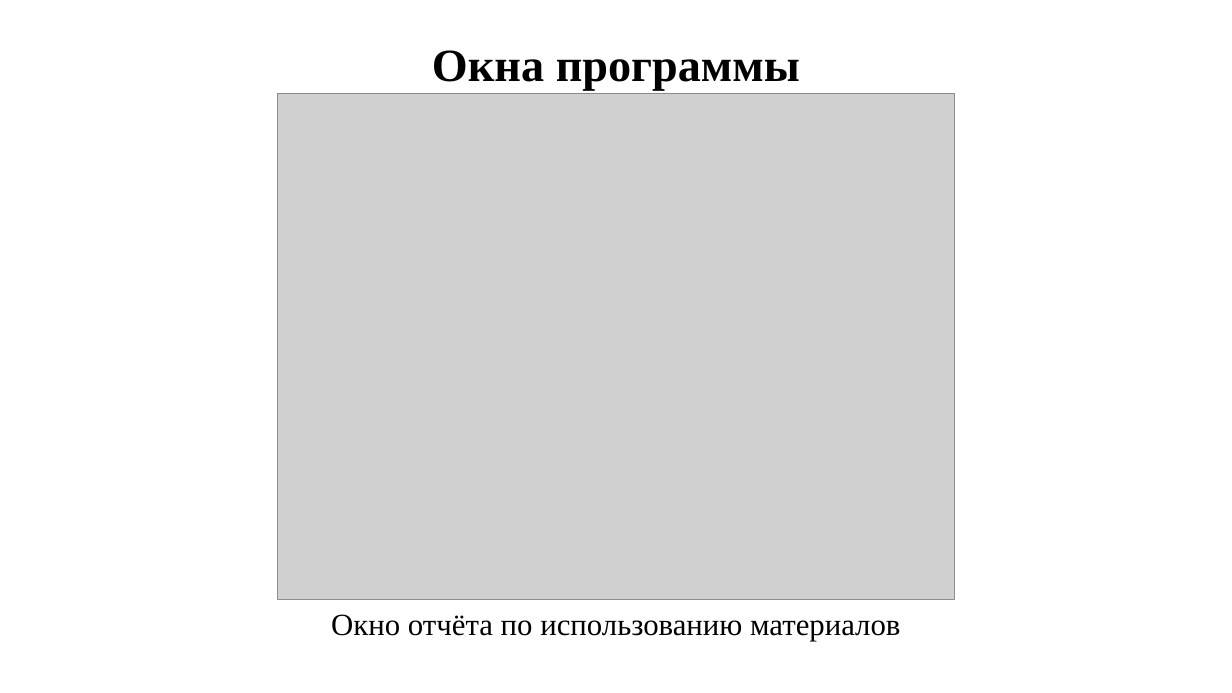
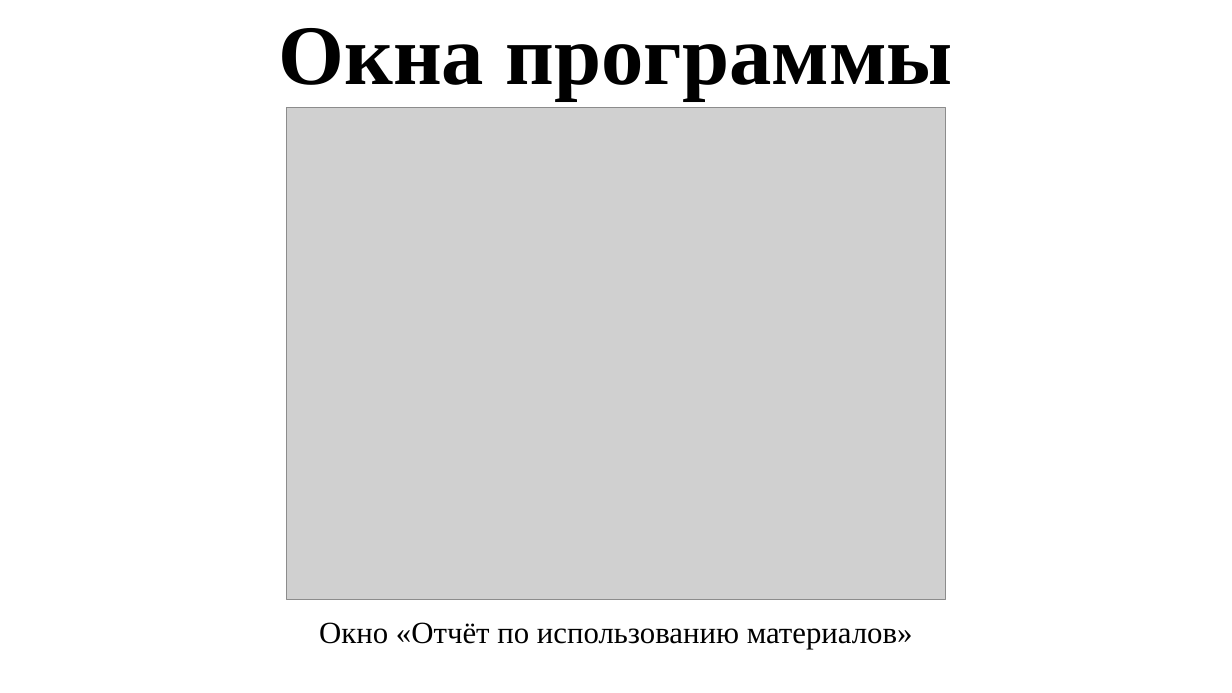
Before and after one commit to maldavan5916/VacTimeTP, a slide deck: slide 10 of Documentation/DIPLOM/Presentation.pptx. Drawn at 1232x693 pixels with LibreOffice and Linux fonts; fonts in the diff are those of the drawing; grey boxes stand for pictures. Boxes give left, top, right and bottom in pixels: in the first picture for what was removed or moved away, otherwise in the second. Text is boxed around its words. In the diff, an @@ line names an element or a change of style, - is before the commit and + after.

```diff
--- a/Documentation/DIPLOM/Presentation.pptx
+++ b/Documentation/DIPLOM/Presentation.pptx
@@ title "Окна программы" moved from (x1=432, y1=50, x2=800, y2=90) to (x1=279, y1=28, x2=952, y2=100) @@
@@ title "Окна программы" at (x1=279, y1=28, x2=952, y2=100): size 36 to 66 pt @@
@@ picture resized from (x1=277, y1=93, x2=955, y2=600) to (x1=287, y1=107, x2=945, y2=600) @@
@@ text at (x1=319, y1=622, x2=913, y2=649): text changed @@
-Окно отчёта по использованию материалов
+Окно «Отчёт по использованию материалов»
```
Also in this commit, not shown: 9 other slides changed, 2 slides added, 2 slides removed, 1 other file.
